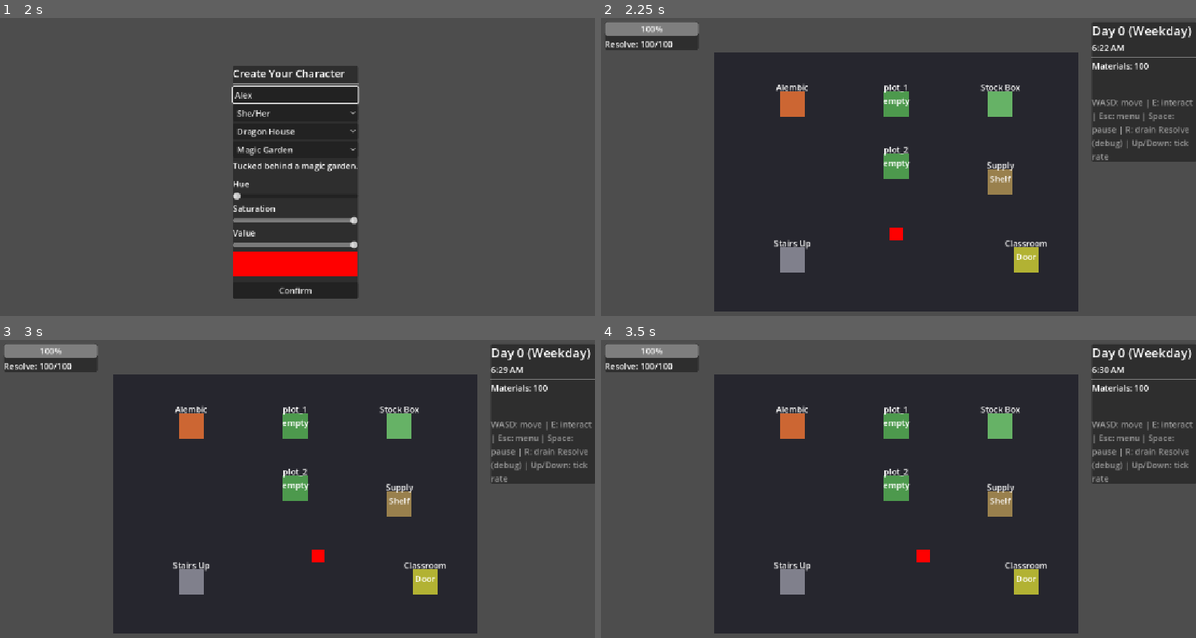
Above: before the commit, frames 1-4 (two rows, left to right).
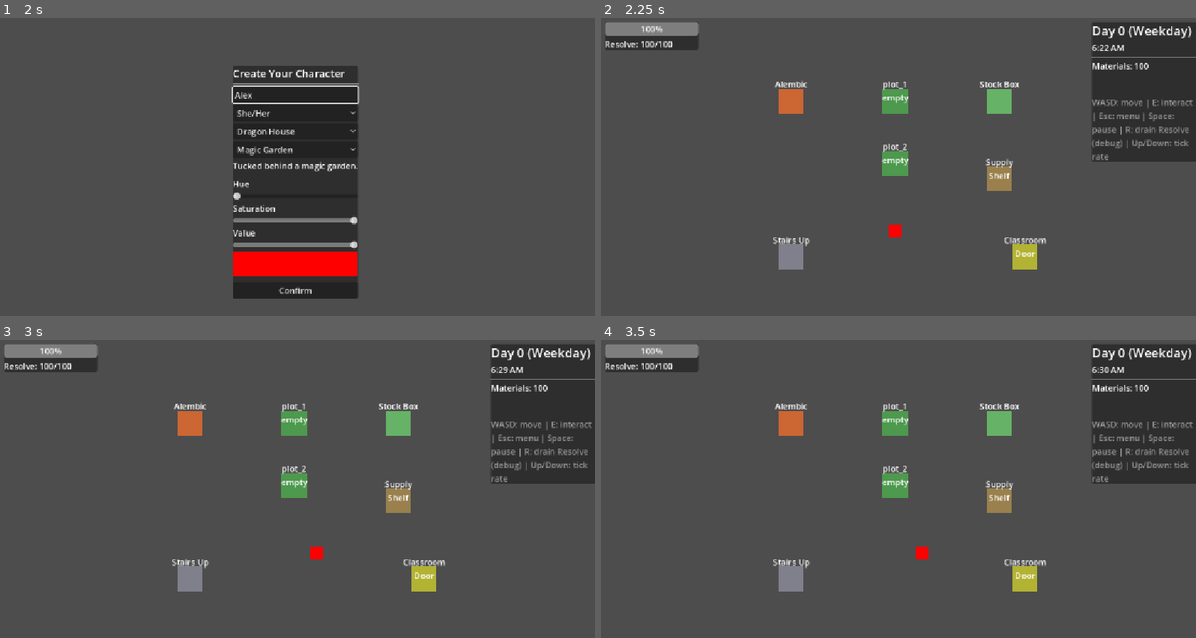
Above: after the commit, the same moments.

Repository: lilyseabrooke/vial-story
Game: Godot game, scene res://scenes/MainMenu.tscn
Two runs of this game, one before a commit and one after it. Both use one fixed random seed, a clock stepped at 60 frames per second and the inputs below.
Inputs (mouse positions are in pixels of both pictures, inside the frame that each line leads up to):
- Up to frame 1 (2 s): click "New Game" at 0.5 s; click (297, 95) at 1.27 s; type "Alex" at 1.35 s
- Up to frame 2 (2.25 s): click "Confirm" at 2 s
- Up to frame 3 (3 s): tap Enter at 2.75 s; move the mouse to (428, 486) at 2.77 s; hold D from 2.78 s (still down); tap E at 2.85 s; click (428, 486) at 2.92 s
- Up to frame 4 (3.5 s): keep holding D; tap Space at 3.02 s

Frame 1 is identical in both runs. In frame 2, 51% of the frame differs, in the area x 19-81%, y 11-99%; in frame 3, 51%; in frame 4, 51%.

Commit message:
Move exploration rooms from code-generated to hand-authored scenes
Replaces RoomBuilder's code-built room containers with Room-scripted
.tscn scenes (Floor/Walls TileMapLayers, CameraCenter/SpawnPoint
markers, pre-placed Interactables) so rooms can be laid out visually
and get real tile art next. Adds a Walls physics layer with real
collision for the player.

Co-Authored-By: Claude Sonnet 5 <noreply@anthropic.com>

Diff:
--- a/project.godot
+++ b/project.godot
@@ -41,6 +41,11 @@
 window/stretch/mode="canvas_items"
 window/stretch/aspect="expand"
 
+[layer_names]
+
+2d_physics/layer_1="Player"
+2d_physics/layer_2="Walls"
+
 [physics]
 
 3d/physics_engine="Jolt Physics"
--- a/scenes/Player.tscn
+++ b/scenes/Player.tscn
@@ -7,7 +7,7 @@
 
 [node name="Player" type="CharacterBody2D"]
 collision_layer = 1
-collision_mask = 0
+collision_mask = 2
 script = ExtResource("1")
 
 [node name="Visual" type="ColorRect" parent="."]
--- /dev/null
+++ b/scenes/rooms/Bedroom.tscn
@@ -0,0 +1,37 @@
+[gd_scene load_steps=3 format=3]
+
+[ext_resource type="Script" path="res://scripts/room.gd" id="1"]
+[ext_resource type="PackedScene" path="res://scenes/Interactable.tscn" id="2"]
+
+[node name="Bedroom" type="Node2D"]
+script = ExtResource("1")
+room_id = "bedroom"
+
+[node name="Floor" type="TileMapLayer" parent="."]
+
+[node name="Walls" type="TileMapLayer" parent="."]
+
+[node name="CameraCenter" type="Marker2D" parent="."]
+position = Vector2(352, 256)
+
+[node name="SpawnPoint" type="Marker2D" parent="."]
+position = Vector2(350, 300)
+
+[node name="Interactables" type="Node2D" parent="."]
+
+[node name="Bed" parent="Interactables" instance=ExtResource("2")]
+position = Vector2(350, 150)
+interactable_type = 4
+prompt_text = "sleep"
+display_name = "Bed"
+visual_color = Color(0.3, 0.3, 0.7, 1)
+
+[node name="StairsDown" parent="Interactables" instance=ExtResource("2")]
+position = Vector2(350, 400)
+interactable_type = 6
+prompt_text = "go downstairs to the Shop"
+display_name = "Stairs Down"
+visual_color = Color(0.5, 0.5, 0.55, 1)
+target_room = "shop"
+
+[node name="Plots" type="Node2D" parent="."]
--- /dev/null
+++ b/scenes/rooms/Shop.tscn
@@ -0,0 +1,59 @@
+[gd_scene load_steps=3 format=3]
+
+[ext_resource type="Script" path="res://scripts/room.gd" id="1"]
+[ext_resource type="PackedScene" path="res://scenes/Interactable.tscn" id="2"]
+
+[node name="Shop" type="Node2D"]
+script = ExtResource("1")
+room_id = "shop"
+
+[node name="Floor" type="TileMapLayer" parent="."]
+
+[node name="Walls" type="TileMapLayer" parent="."]
+
+[node name="CameraCenter" type="Marker2D" parent="."]
+position = Vector2(352, 256)
+
+[node name="SpawnPoint" type="Marker2D" parent="."]
+position = Vector2(350, 350)
+
+[node name="Interactables" type="Node2D" parent="."]
+
+[node name="BrewStation" parent="Interactables" instance=ExtResource("2")]
+position = Vector2(150, 100)
+interactable_type = 0
+target_id = "alembic_1"
+prompt_text = "open brewing options"
+display_name = "Alembic"
+visual_color = Color(0.8, 0.4, 0.2, 1)
+
+[node name="StockBox" parent="Interactables" instance=ExtResource("2")]
+position = Vector2(550, 100)
+interactable_type = 1
+prompt_text = "stock the shop"
+display_name = "Stock Box"
+visual_color = Color(0.4, 0.7, 0.4, 1)
+
+[node name="SupplyShelf" parent="Interactables" instance=ExtResource("2")]
+position = Vector2(550, 250)
+interactable_type = 3
+prompt_text = "buy supplies"
+display_name = "Supply Shelf"
+visual_color = Color(0.6, 0.5, 0.3, 1)
+
+[node name="ClassDoor" parent="Interactables" instance=ExtResource("2")]
+position = Vector2(600, 400)
+interactable_type = 5
+prompt_text = "attend class (if in session)"
+display_name = "Classroom Door"
+visual_color = Color(0.7, 0.7, 0.2, 1)
+
+[node name="StairsUp" parent="Interactables" instance=ExtResource("2")]
+position = Vector2(150, 400)
+interactable_type = 6
+prompt_text = "go upstairs to the Bedroom"
+display_name = "Stairs Up"
+visual_color = Color(0.5, 0.5, 0.55, 1)
+target_room = "bedroom"
+
+[node name="Plots" type="Node2D" parent="."]
--- a/scripts/main.gd
+++ b/scripts/main.gd
@@ -35,7 +35,7 @@
 func _start_game(player_color: Color) -> void:
 	_room_builder = RoomBuilder.new()
 	add_child(_room_builder)
-	_room_builder.build_rooms(STATION_ID)
+	_room_builder.build_rooms()
 	_room_builder.player_entered_interactable.connect(_on_player_entered_interactable)
 	_room_builder.player_exited_interactable.connect(_on_player_exited_interactable)
 	_room_builder.player.get_node("Visual").color = player_color
--- /dev/null
+++ b/scripts/room.gd
@@ -0,0 +1,9 @@
+class_name Room
+extends Node2D
+## Root script for a hand-authored room scene. See docs/design/systems.md,
+## system 12. Children are looked up by fixed name from RoomBuilder:
+## Floor/Walls (TileMapLayer), CameraCenter/SpawnPoint (Marker2D),
+## Interactables (pre-placed Interactable instances), Plots (runtime-only,
+## populated by RoomBuilder.add_grow_plot_interactable).
+
+@export var room_id: String = ""
--- a/scripts/room_builder.gd
+++ b/scripts/room_builder.gd
@@ -3,37 +3,38 @@
 ## Owns exploration-layer geometry: rooms, the shared player/camera, and the
 ## Interactables scattered through them. See docs/design/systems.md, system
 ## 12 — a couple of small interiors connected by stairs, not open-world.
-## Split out of main.gd once that file grew past just wiring; this is the
-## "where things are in the world" half, HUD/menu presentation lives in
-## GameHud instead.
+## Rooms are hand-authored scenes under scenes/rooms/ (Room-scripted Node2D
+## with Floor/Walls TileMapLayers, CameraCenter/SpawnPoint markers, and
+## pre-placed Interactables); this script loads them, wires their signals,
+## and (de)activates them, plus code-instances the one thing that can't be
+## authored up front — runtime grow-plot Interactables.
 
 signal player_entered_interactable(interactable: Interactable)
 signal player_exited_interactable(interactable: Interactable)
 
 const PLAYER_SCENE := preload("res://scenes/Player.tscn")
+const SHOP_SCENE := preload("res://scenes/rooms/Shop.tscn")
+const BEDROOM_SCENE := preload("res://scenes/rooms/Bedroom.tscn")
 const INTERACTABLE_SCENE := preload("res://scenes/Interactable.tscn")
 
 const SHOP_ROOM_ID := "shop"
 const BEDROOM_ROOM_ID := "bedroom"
-const SHOP_SPAWN := Vector2(400, 400)
-const BEDROOM_SPAWN := Vector2(400, 350)
 
 var player: CharacterBody2D
 var current_room_id: String = ""
 
 var _camera: Camera2D
-var _rooms: Dictionary = {}             # room_id -> Node2D (room container)
+var _rooms: Dictionary = {}             # room_id -> Room
 var _room_camera_centers: Dictionary = {}  # room_id -> Vector2
+var _spawn_points: Dictionary = {}      # room_id -> Vector2
 var _plot_nodes: Dictionary = {}        # plot_id -> Interactable
-var _station_id: String = ""
 
 
-## Builds every room (floor + interactables) up front, plus the shared camera
-## and player, then activates the starting room.
-func build_rooms(station_id: String) -> void:
-	_station_id = station_id
-	_build_shop_room()
-	_build_bedroom_room()
+## Loads every room scene, wires their pre-placed Interactables, plus the
+## shared camera and player, then activates the starting room.
+func build_rooms() -> void:
+	_load_room(SHOP_SCENE)
+	_load_room(BEDROOM_SCENE)
 
 	# Added after the rooms so they draw on top of each room's floor — 2D draw
 	# order follows tree order, and rooms are siblings of the player/camera.
@@ -45,109 +46,52 @@
 	player.add_to_group("player")
 	add_child(player)
 
-	switch_room(SHOP_ROOM_ID, SHOP_SPAWN)
+	switch_room(SHOP_ROOM_ID, _spawn_points[SHOP_ROOM_ID])
+
+	for i in Herbalism.plots.size():
+		var plot: GrowPlotInstance = Herbalism.plots[i]
+		add_grow_plot_interactable(plot.id, Vector2(350, 100 + i * 120))
 
 	Herbalism.plot_added.connect(_on_plot_added)
 	Herbalism.planted.connect(_on_planted)
 
 
-func _build_shop_room() -> void:
-	var room := _add_room(SHOP_ROOM_ID, Vector2(50, 50), Vector2(700, 500))
+## Instantiates a room scene, registers its camera/spawn markers, connects
+## every pre-placed Interactable's signals, and resolves stairs' spawn
+## positions from the target room's SpawnPoint (target room must already be
+## loaded — build_rooms() loads both up front, so order doesn't matter here).
+func _load_room(scene: PackedScene) -> void:
+	var room: Room = scene.instantiate()
+	add_child(room)
+	room.visible = false
+	room.process_mode = Node.PROCESS_MODE_DISABLED
 
-	_add_interactable(
-		room, Interactable.Type.BREW_STATION, _station_id, "open brewing options",
-		"Alembic", Color(0.8, 0.4, 0.2), Vector2(200, 150)
-	)
-	_add_interactable(
-		room, Interactable.Type.STOCK_BOX, "", "stock the shop",
-		"Stock Box", Color(0.4, 0.7, 0.4), Vector2(600, 150)
-	)
-	_add_interactable(
-		room, Interactable.Type.SUPPLY_SHELF, "", "buy supplies",
-		"Supply Shelf", Color(0.6, 0.5, 0.3), Vector2(600, 300)
-	)
-	_add_interactable(
-		room, Interactable.Type.CLASS_DOOR, "", "attend class (if in session)",
-		"Classroom Door", Color(0.7, 0.7, 0.2), Vector2(650, 450)
-	)
-	_add_stairs(
-		room, BEDROOM_ROOM_ID, BEDROOM_SPAWN, "go upstairs to the Bedroom",
-		"Stairs Up", Vector2(200, 450)
-	)
+	_rooms[room.room_id] = room
+	_room_camera_centers[room.room_id] = room.get_node("CameraCenter").position
+	_spawn_points[room.room_id] = room.get_node("SpawnPoint").position
 
-	for i in Herbalism.plots.size():
-		var plot: GrowPlotInstance = Herbalism.plots[i]
-		add_grow_plot_interactable(plot.id, Vector2(400, 150 + i * 120))
+	for interactable in room.get_node("Interactables").get_children():
+		_wire_interactable(interactable)
+		if interactable.interactable_type == Interactable.Type.STAIRS \
+				and _spawn_points.has(interactable.target_room):
+			interactable.spawn_position = _spawn_points[interactable.target_room]
 
 
-func _build_bedroom_room() -> void:
-	var room := _add_room(BEDROOM_ROOM_ID, Vector2(50, 50), Vector2(700, 500))
-
-	_add_interactable(
-		room, Interactable.Type.BED, "", "sleep",
-		"Bed", Color(0.3, 0.3, 0.7), Vector2(400, 200)
-	)
-	_add_stairs(
-		room, SHOP_ROOM_ID, SHOP_SPAWN, "go downstairs to the Shop",
-		"Stairs Down", Vector2(400, 450)
-	)
-
-
-## Creates a room container (floor + interactable holder), registers its
-## camera center, and adds it to the scene tree, initially inactive.
-func _add_room(room_id: String, floor_pos: Vector2, floor_size: Vector2) -> Node2D:
-	var room := Node2D.new()
-	room.name = room_id
-	add_child(room)
-
-	var floor_rect := ColorRect.new()
-	floor_rect.color = Color(0.15, 0.15, 0.18)
-	floor_rect.position = floor_pos
-	floor_rect.size = floor_size
-	room.add_child(floor_rect)
-
-	_rooms[room_id] = room
-	_room_camera_centers[room_id] = floor_pos + floor_size * 0.5
-	room.visible = false
-	room.process_mode = Node.PROCESS_MODE_DISABLED
-	return room
-
-
-func _add_interactable(
-	parent: Node, type: Interactable.Type, target_id: String, prompt: String,
-	display_name: String, color: Color, pos: Vector2
-) -> Interactable:
-	var interactable: Interactable = INTERACTABLE_SCENE.instantiate()
-	interactable.interactable_type = type
-	interactable.target_id = target_id
-	interactable.prompt_text = prompt
-	interactable.display_name = display_name
-	interactable.visual_color = color
-	interactable.position = pos
-	parent.add_child(interactable)
+func _wire_interactable(interactable: Interactable) -> void:
 	interactable.player_entered.connect(func(i: Interactable) -> void: player_entered_interactable.emit(i))
 	interactable.player_exited.connect(func(i: Interactable) -> void: player_exited_interactable.emit(i))
-	return interactable
-
-
-func _add_stairs(
-	parent: Node, target_room: String, spawn_position: Vector2, prompt: String,
-	display_name: String, pos: Vector2
-) -> Interactable:
-	var interactable := _add_interactable(
-		parent, Interactable.Type.STAIRS, "", prompt,
-		display_name, Color(0.5, 0.5, 0.55), pos
-	)
-	interactable.target_room = target_room
-	interactable.spawn_position = spawn_position
-	return interactable
 
 
 func add_grow_plot_interactable(plot_id: String, pos: Vector2) -> void:
-	var interactable := _add_interactable(
-		_rooms[SHOP_ROOM_ID], Interactable.Type.GROW_PLOT, plot_id, "plant/harvest",
-		plot_id, Color(0.3, 0.6, 0.3), pos
-	)
+	var interactable: Interactable = INTERACTABLE_SCENE.instantiate()
+	interactable.interactable_type = Interactable.Type.GROW_PLOT
+	interactable.target_id = plot_id
+	interactable.prompt_text = "plant/harvest"
+	interactable.display_name = plot_id
+	interactable.visual_color = Color(0.3, 0.6, 0.3)
+	interactable.position = pos
+	_rooms[SHOP_ROOM_ID].get_node("Plots").add_child(interactable)
+	_wire_interactable(interactable)
 	_plot_nodes[plot_id] = interactable
 	update_plot_label(plot_id)
 
@@ -171,12 +115,12 @@
 ## responsible for resetting any interaction/menu state before calling this.
 func switch_room(room_id: String, spawn_position: Vector2) -> void:
 	if current_room_id != "":
-		var previous_room: Node2D = _rooms[current_room_id]
+		var previous_room: Room = _rooms[current_room_id]
 		previous_room.visible = false
 		previous_room.process_mode = Node.PROCESS_MODE_DISABLED
 
 	current_room_id = room_id
-	var room: Node2D = _rooms[room_id]
+	var room: Room = _rooms[room_id]
 	room.visible = true
 	room.process_mode = Node.PROCESS_MODE_INHERIT
 
@@ -188,7 +132,7 @@
 
 func _on_plot_added(plot_id: String) -> void:
 	var index := Herbalism.plots.size() - 1
-	add_grow_plot_interactable(plot_id, Vector2(400, 150 + index * 120))
+	add_grow_plot_interactable(plot_id, Vector2(350, 100 + index * 120))
 
 
 func _on_planted(plot_id: String, _seed_id: String) -> void:
Not shown, added: scripts/room.gd.uid
Not shown, changed: docs/design/systems.md
